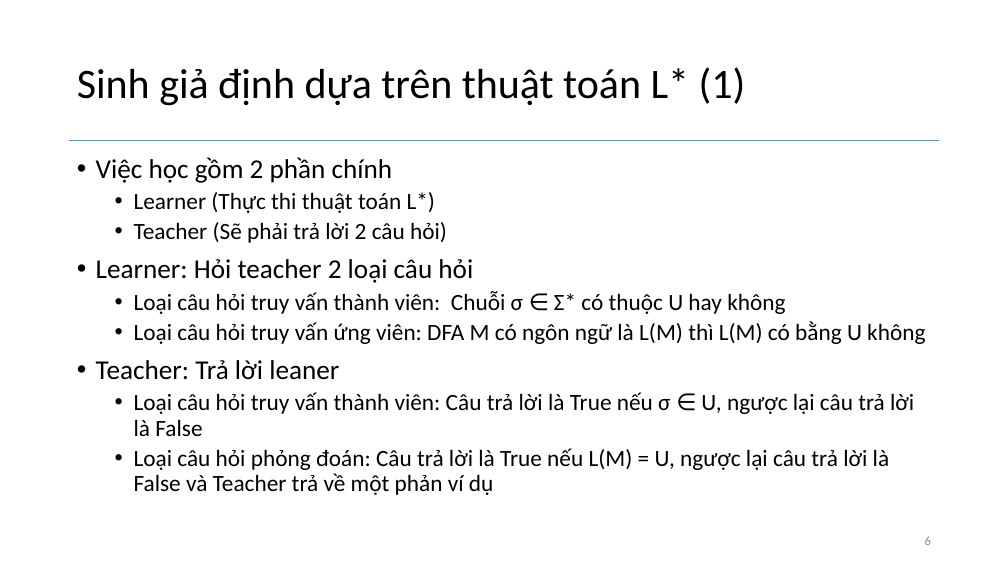
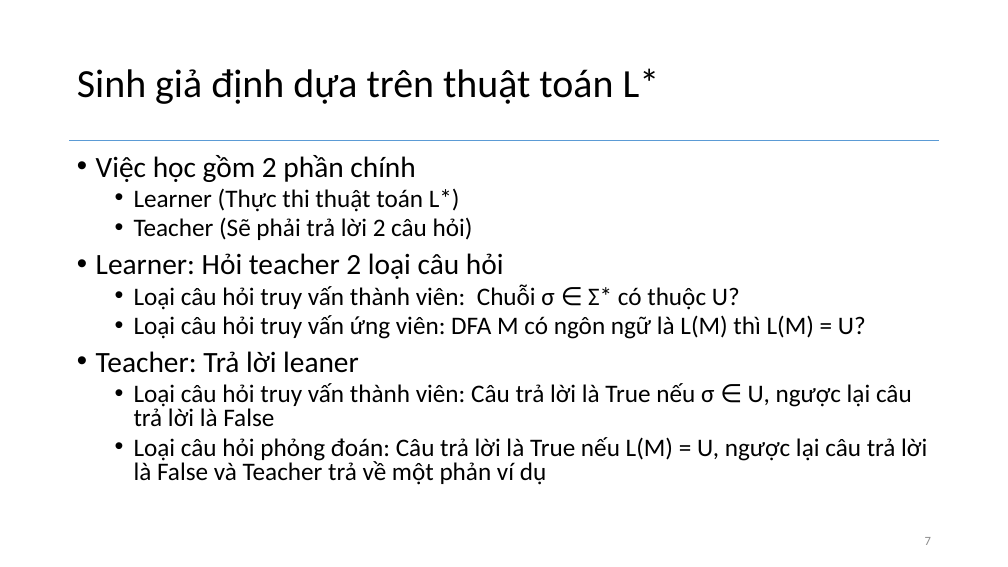
Before and after one commit to hunglv54/master, a slide deck: slide 7 of slide/hunglv_BaoCaoTienDo.pptx (slide 6 before the commit). Drawn at 1008x567 pixels with LibreOffice and Linux fonts; fonts in the diff are those of the drawing. Boxes give left, top, right and bottom in pixels: in the first picture for what was removed or moved away, otherwise in the second. Text is boxed around its words. In the diff, an @@ line names an element or a change of style, - is before the commit and + after.

```diff
--- a/slide/hunglv_BaoCaoTienDo.pptx
+++ b/slide/hunglv_BaoCaoTienDo.pptx
@@ title at bbox=[77, 68, 660, 104]: text changed; size 40 to 38 pt @@
-Sinh giả định dựa trên thuật toán L* (1)
+Sinh giả định dựa trên thuật toán L*
@@ text at bbox=[96, 155, 927, 485]: size 25.9 to 28 pt in "Việc học gồm 2 phần chính", "Learner: Hỏi teacher 2 loại câu hỏi", "Teacher: Trả lời leaner"; size 22.2 to 24 pt in "Learner (Thực thi thuật toán L*)", "Teacher (Sẽ phải trả lời 2 câu ...", "Loại câu hỏi truy vấn thành viên: ...", "Loại câu hỏi phỏng đoán: Câu trả ..."; line spacing 0.9 to 0.8 @@
@@ text at bbox=[134, 284, 866, 339]: text changed; size 22.2 to 24 pt @@
-  • Loại câu hỏi truy vấn thành viên: Chuỗi σ ∈ Σ* có thuộc U hay không
-  • Loại câu hỏi truy vấn ứng viên: DFA M có ngôn ngữ là L(M) thì L(M) có bằng U không
+  • Loại câu hỏi truy vấn thành viên: Chuỗi σ ∈ Σ* có thuộc U?
+  • Loại câu hỏi truy vấn ứng viên: DFA M có ngôn ngữ là L(M) thì L(M) = U?
@@ page number at bbox=[925, 537, 931, 545]: text changed @@
-6
+7
```
Also in this commit, not shown: 9 other slides changed, 3 slides added, 30 other files.
